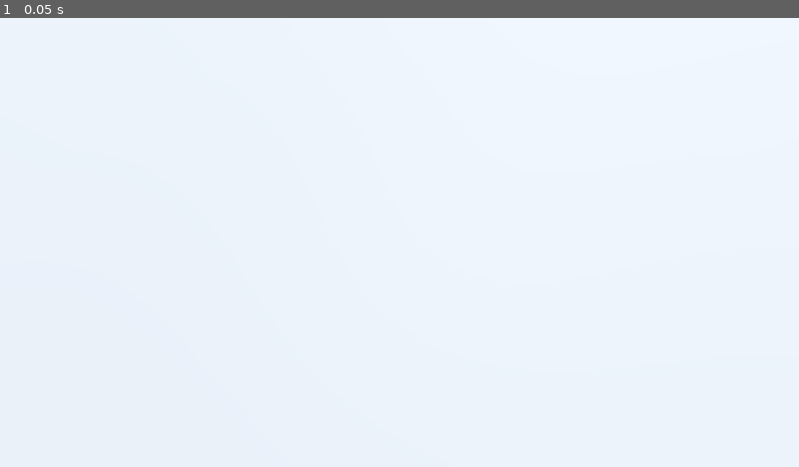
Above: before the commit, frame 1.
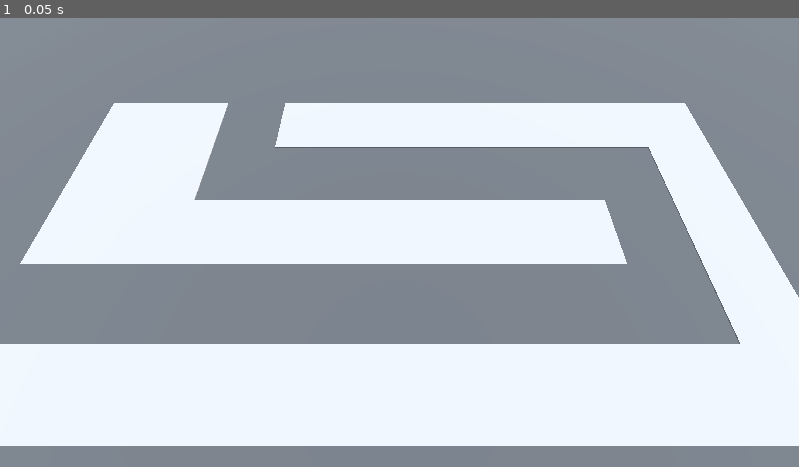
Above: after the commit, the same moment.

Repository: ozgencDev/Barbarian-Blaster
Game: Godot game, scene res://BaseLevel.tscn
Same seed, same stepped clock (60 frames per second), same inputs: the game is played once before the commit and once after it.
Inputs:
- Up to frame 1 (0.05 s): no input

The runs differ from the first frame. In frame 1, 55% of the frame differs, in the area x 0-100%, y 0-100%.

Commit message:
Level Design
shift + mouse drag in grid map you can select bunch of grid and ctrl + f apply this tile and you can delete with delete key those tiles also left click adds tile and right click removes tile

Diff:
--- a/BaseLevel.tscn
+++ b/BaseLevel.tscn
@@ -15,6 +15,9 @@
 tonemap_mode = 2
 glow_enabled = true
 
+[sub_resource type="StandardMaterial3D" id="StandardMaterial3D_in11u"]
+albedo_color = Color(0.247059, 0.247059, 0.247059, 1)
+
 [node name="Node3D" type="Node3D"]
 
 [node name="WorldEnvironment" type="WorldEnvironment" parent="."]
@@ -26,6 +29,7 @@
 
 [node name="CSGBox3D" type="CSGBox3D" parent="."]
 transform = Transform3D(1, 0, 0, 0, 1, 0, 0, 0, 1, 0, -1, 0)
+material_override = SubResource("StandardMaterial3D_in11u")
 size = Vector3(100, 2, 100)
 
 [node name="Camera3D" type="Camera3D" parent="."]
@@ -33,3 +37,8 @@
 
 [node name="GridMap" type="GridMap" parent="."]
 mesh_library = ExtResource("1_vp3ct")
+cell_size = Vector3(4, 4, 4)
+cell_center_y = false
+data = {
+"cells": PackedInt32Array(65535, 65534, 0, 65535, 2, 0, 65534, 2, 0, 0, 2, 0, 65533, 2, 0, 1, 2, 0, 65532, 2, 0, 2, 2, 0, 3, 2, 0, 65531, 2, 0, 4, 2, 0, 65531, 65534, 0, 65531, 65535, 0, 65531, 0, 0, 65532, 65534, 0, 65534, 65534, 0, 0, 65534, 0, 1, 65534, 0, 2, 65534, 0, 3, 65534, 0, 4, 65534, 0, 4, 65535, 0, 4, 0, 0, 4, 1, 0, 65532, 65535, 0, 65532, 0, 0, 65533, 0, 0, 65534, 0, 0, 65535, 0, 0, 0, 0, 0, 1, 0, 0, 2, 0, 0)
+}
Not shown: 1 places in BaseLevel.tscn that only renumber resources
